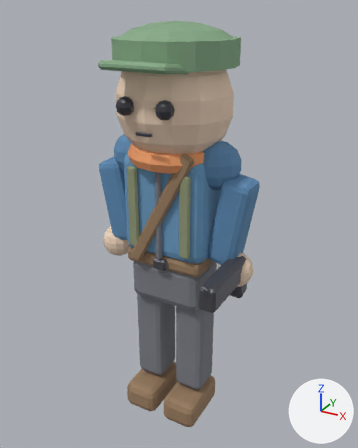
What one commit did to the FBX model ZombieAutoShooter/Assets/Models/PlayerPreview.fbx.
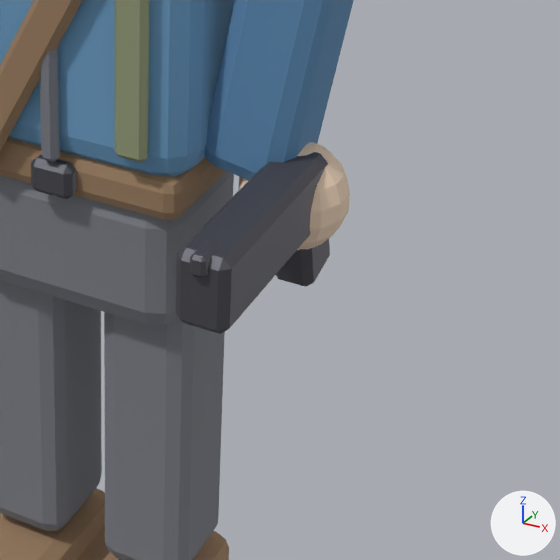
Old and new are each drawn whole from a 50 mm lens placed at (1.042, -1.859, 1.963), pointed at (0.003, 0.03, 1.019) and again close up on the part from 40% to 89% of the width and 46% to 86% of the height. Lighting does not change. The marker at lower right points along +X, +Y and +Z. The first two pictures are the older version. Where no turn or scale is listed for an object, it has been applied to the vertices.

In view in the first close-up: 'Arm_R', 'Belt', 'Boot_L', 'GunBody', 'GunGrip', 'GunSight', 'Hand_R', 'Hips', 'Leg_L', 'Leg_R', 'PackStrap_R', 'Strap', 'Torso', 'Zipper' and 2 more.
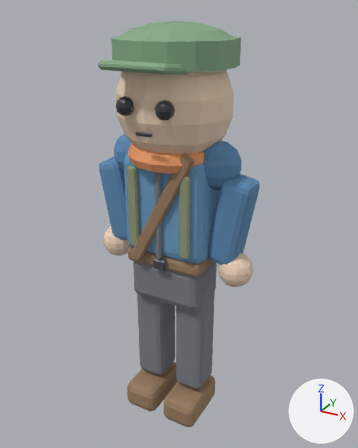
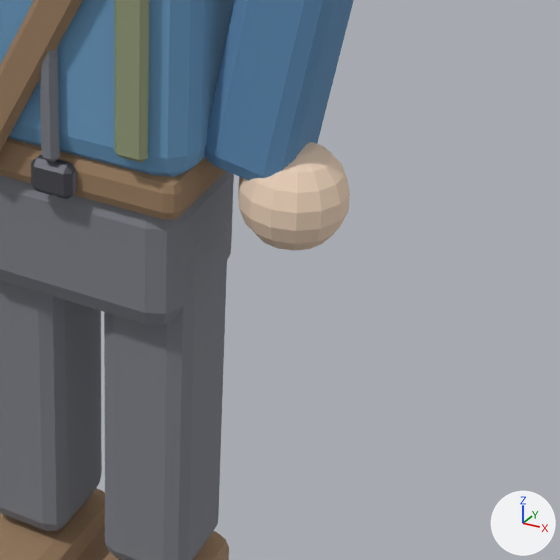
The edits, one by one:
Object 'GunBody' (ob_gunbody) is deleted.
Object 'GunSight' (ob_gunsight) is deleted.
Object 'GunGrip' (ob_gungrip) is deleted.

What differs and where, as boxes [x1, y1, x2, y2] in the close-ups (560 x 560 px):
'GunBody', deleted: before [176, 152, 328, 334]
'GunGrip', deleted: before [276, 239, 330, 286]
'GunSight', deleted: before [190, 240, 220, 278]
'Hand_R', unchanged, uncovered by the edit: before [239, 142, 350, 250]; after [238, 142, 350, 251]
